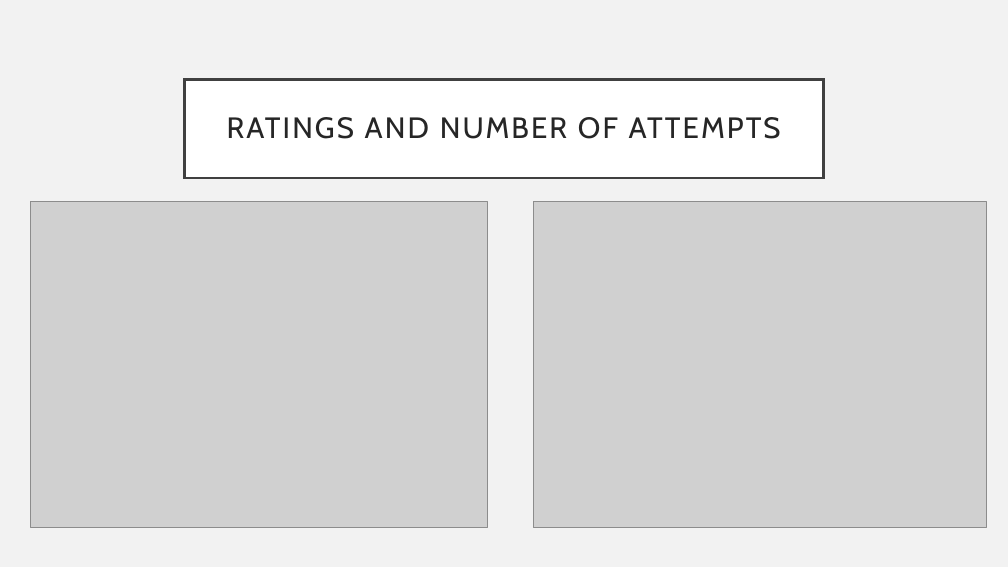
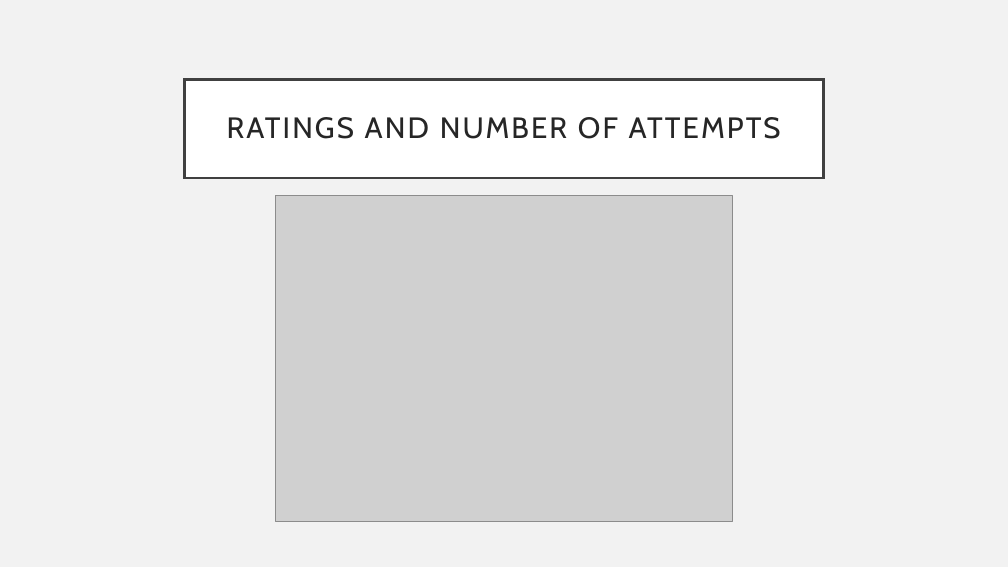
Before and after one commit to shimmer-croissant0707/web_scraping_project, a slide deck: slide 5 of xiachufang.pptx. Drawn at 1008x567 pixels with LibreOffice and Linux fonts; fonts in the diff are those of the drawing; grey boxes stand for pictures. Boxes give left, top, right and bottom in pixels: in the first picture for what was removed or moved away, otherwise in the second. Text is boxed around its words. In the diff, an @@ line names an element or a change of style, - is before the commit and + after.

```diff
--- a/xiachufang.pptx
+++ b/xiachufang.pptx
@@ picture: place and size @@
-picture at <box>31,202,488,528</box>
+picture at <box>276,196,733,522</box>
@@ picture removed at <box>533,202,986,528</box> @@
```
Also in this commit, not shown: 4 other slides changed, 2 other files.
